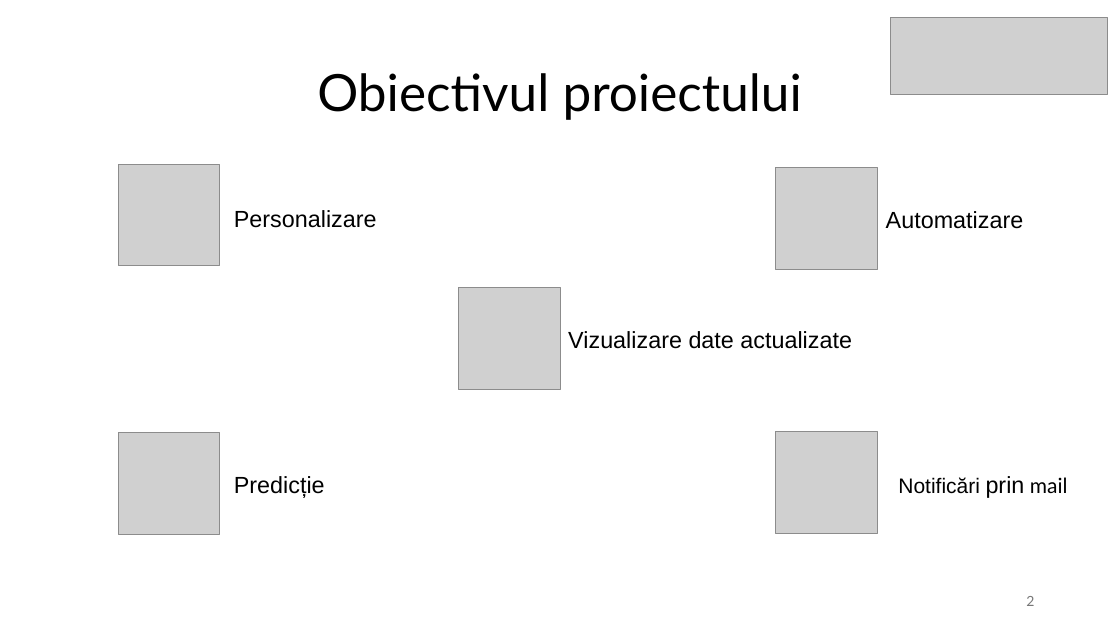
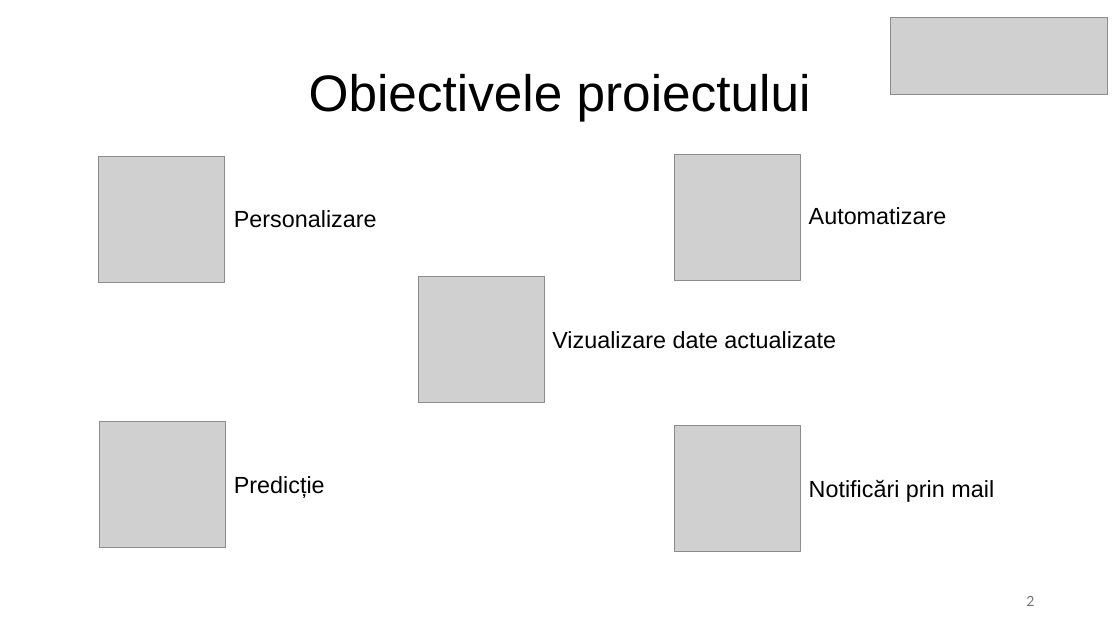
Before and after one commit to Patey0911/Licenta, a slide deck: slide 2 of Mihaly_Bogdan-Matei.pptx. Drawn at 1120x630 pixels with LibreOffice and Linux fonts; fonts in the diff are those of the drawing; grey boxes stand for pictures. Boxes give left, top, right and bottom in pixels: in the first picture for what was removed or moved away, otherwise in the second. Text is boxed around its words. In the diff, an @@ line names an element or a change of style, - is before the commit and + after.

```diff
--- a/Mihaly_Bogdan-Matei.pptx
+++ b/Mihaly_Bogdan-Matei.pptx
@@ title at (309,73,811,121): text changed; font Lato to Arial @@
-Obiectivul proiectului
+Obiectivele proiectului
@@ picture: place and size @@
-picture at (118,165,220,266)
+picture at (99,156,225,282)
@@ picture added at (675,155,801,281) @@
@@ picture removed at (776,168,878,270) @@
@@ text "Automatizare": place and size @@
-text "Automatizare" at (886,211,1024,229)
+text "Automatizare" at (809,207,947,225)
@@ picture: place and size @@
-picture at (459,287,560,389)
+picture at (418,276,544,402)
@@ text "Vizualizare date actualizate": place and size @@
-text "Vizualizare date actualizate" at (568,331,852,349)
+text "Vizualizare date actualizate" at (552,331,836,349)
@@ picture: place and size @@
-picture at (118,433,220,534)
+picture at (100,422,226,548)
@@ picture added at (675,425,801,551) @@
@@ picture removed at (776,432,878,534) @@
@@ text "Notificări prin mail": place and size @@
-text "Notificări prin mail" at (898,476,1068,498)
+text "Notificări prin mail" at (809,479,994,502)
@@ text "Notificări prin mail" at (809,479,994,502): size 18 to 20 pt in "Notificări mail"; font Lato to Arial in "mail" @@
```
Also in this commit, not shown: 7 other slides changed, 1 slide added, 4 other files.
